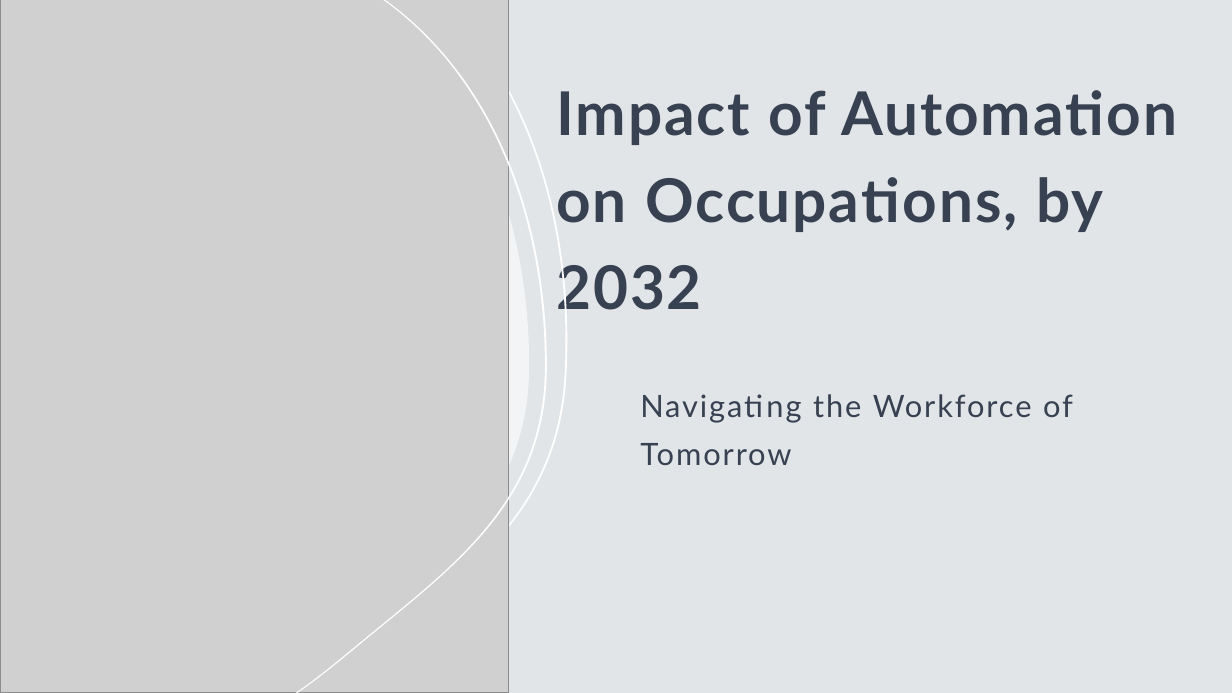
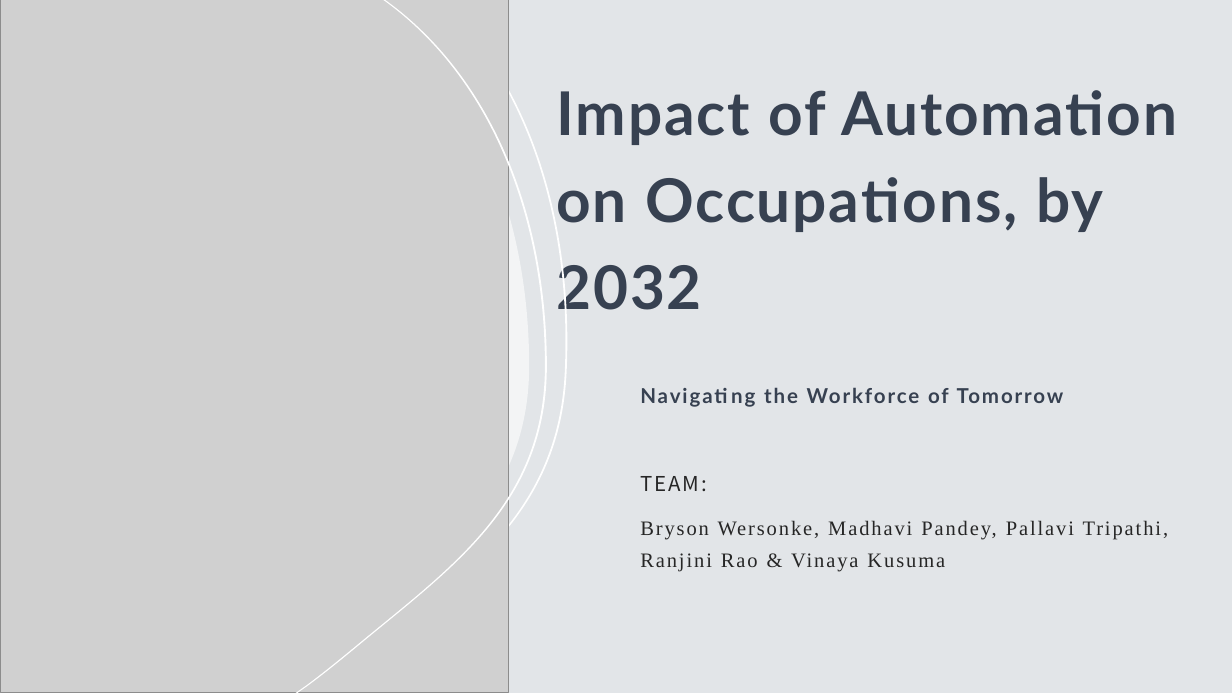
Before and after one commit to vinaya-kusuma/Project1, a slide deck: slide 1 of Project1.pptx. Drawn at 1232x693 pixels with LibreOffice and Linux fonts; fonts in the diff are those of the drawing; grey boxes stand for pictures. Boxes give left, top, right and bottom in pixels: in the first picture for what was removed or moved away, otherwise in the second. Text is boxed around its words. In the diff, an @@ line names an element or a change of style, - is before the commit and + after.

```diff
--- a/Project1.pptx
+++ b/Project1.pptx
@@ subtitle at [764, 387, 1064, 403]: size 24 to 16 pt, bold on in "Navigating the Workforce of Tomorrow" @@
@@ subtitle at [640, 476, 1169, 572]: paragraphs added @@
+TEAM:
+Bryson Wersonke, Madhavi Pandey, Pallavi Tripathi, Ranjini Rao & Vinaya Kusuma
```
Also in this commit, not shown: 2 other slides changed, 8 slides added, 2 slides removed.
